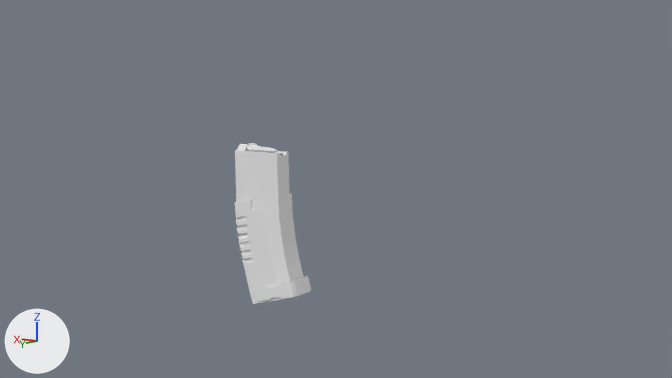
Renders of the Blender file HoneyBadger.blend from each side of a commit.
The view is the same before and after, from the file's camera 'Camera'. Every picture has the same lights, and +X, +Y and +Z are marked at lower left. Materials are left out; every surface is plain grey.
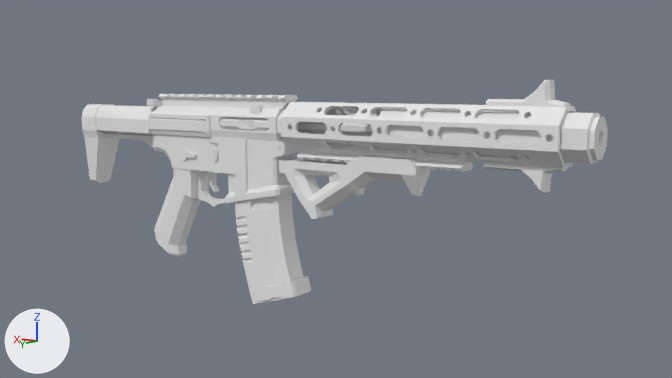
Pixel boxes [x1, y1, x2, y2] of what changed, in the pictures (672 x 378 px):
'Cube', shown
    after: [81, 80, 608, 257]

The change, as a diff of the scene's bpy script:
```diff
--- a/HoneyBadger.blend.py
+++ b/HoneyBadger.blend.py
@@ ob_cube @@
 ob_cube.scale = (0.477, 0.477, 0.477)
-ob_cube.hide_viewport = True
```
